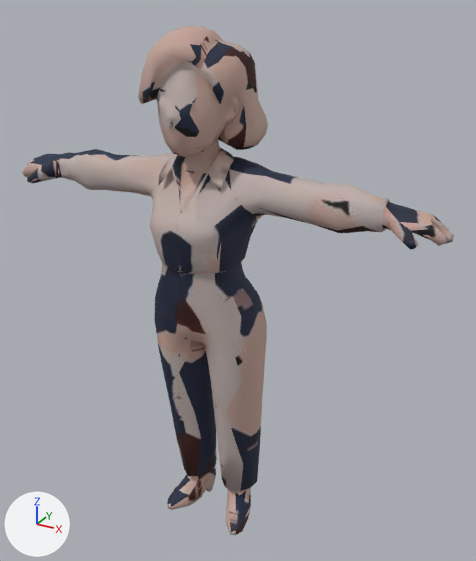
The glTF model public/models/people/office-woman.glb: old version first, new version second.
Before and after are seen from a camera (50 mm lens) standing at (0.826, -1.339, 1.431) and looking at (0.057, 0.058, 0.733). Lighting does not change. The marker at lower left points along +X, +Y and +Z. The first picture is the older version. Where no turn or scale is listed for an object, it has been applied to the vertices. Vertices at exactly the same position are counted once.

Objects in the first picture: 'char1.001'.
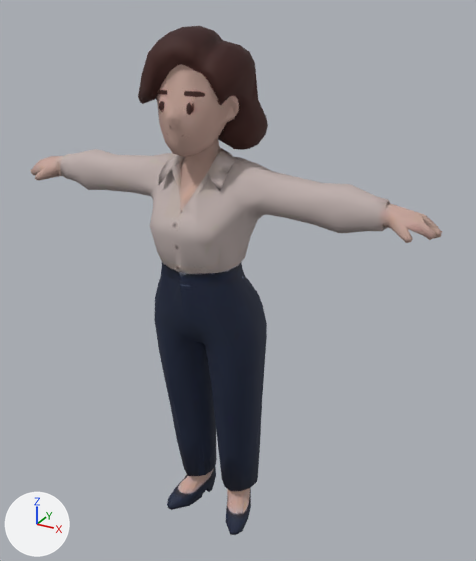
Changed parts and their boxes (x1, y1, x2, y2) in the pictures (476 x 561 px; the box of a moved part takes in the faces that stretch with it):
```json
{"object": "char1.001", "change": "reshaped", "before": [22, 26, 454, 535], "after": [31, 26, 442, 535]}
{"part": 1, "of": "me_char1_003", "change": "moved or reshaped", "before": [22, 149, 110, 190], "after": [31, 149, 110, 190]}
{"part": 2, "of": "me_char1_003", "change": "moved or reshaped", "before": [335, 184, 454, 250], "after": [335, 184, 442, 243]}
{"part": 3, "of": "me_char1_003", "change": "moved or reshaped", "before": [152, 40, 248, 476], "after": [152, 40, 260, 479]}
{"part": 4, "of": "me_char1_003", "change": "surface changed", "before": [29, 26, 386, 535], "after": [39, 26, 387, 535]}
```

Edits to the scene script, one JSON object a line:
```json
{"block": "me_char1_003", "where": "# used by ob_char1_001; location = (0.0, 0.0, 0.0)"}
{"op": "remove", "block": "me_char1_003", "code": "me_char1_003.from_pydata(...)  # 2246 vertices, 4500 faces; spans x -0.598..0.597, y -0.144..0.143, z 0.0..1.36"}
{"op": "add", "block": "me_char1_003", "code": "me_char1_003.from_pydata(...)  # 2246 vertices, 4500 faces; spans x -0.571..0.572, y -0.144..0.143, z 0.0..1.36"}
{"block": "me_char1_003", "change": "me_char1_003 part 1: 131 vertices moved from x -0.596..-0.403, y -0.064..0.049, z 0.945..1.024 to x -0.569..-0.415, y -0.05..0.042, z 0.952..1.02; 131 vertices removed from x -0.598..-0.358, y -0.062..0.054, z 0.938..1.029; 110 vertices added at x -0.571..-0.342, y -0.049..0.055, z 0.942..1.028"}
{"block": "me_char1_003", "change": "me_char1_003 part 2: 63 vertices moved from x 0.411..0.595, y -0.058..0.045, z 0.946..1.024 to x 0.412..0.57, y -0.045..0.043, z 0.954..1.024; 116 vertices removed from x 0.288..0.597, y -0.061..0.047, z 0.946..1.025; 103 vertices added at x 0.288..0.572, y -0.048..0.046, z 0.954..1.028"}
{"block": "me_char1_003", "change": "me_char1_003 part 3: 1 vertex moved from x 0.047, y -0.006, z 0.102 to x 0.048, y -0.007, z 0.101; 33 vertices removed from x -0.189..0.117, y -0.131..0.14, z 0.007..1.328; 67 vertices added at x -0.203..0.117, y -0.132..0.142, z 0.006..1.327"}
{"block": "me_char1_003", "change": "me_char1_003 part 4: 3554 kept faces spanning x -0.569..0.564, y -0.144..0.143, z 0.0..1.36 get new texture (UV) coordinates"}
```
